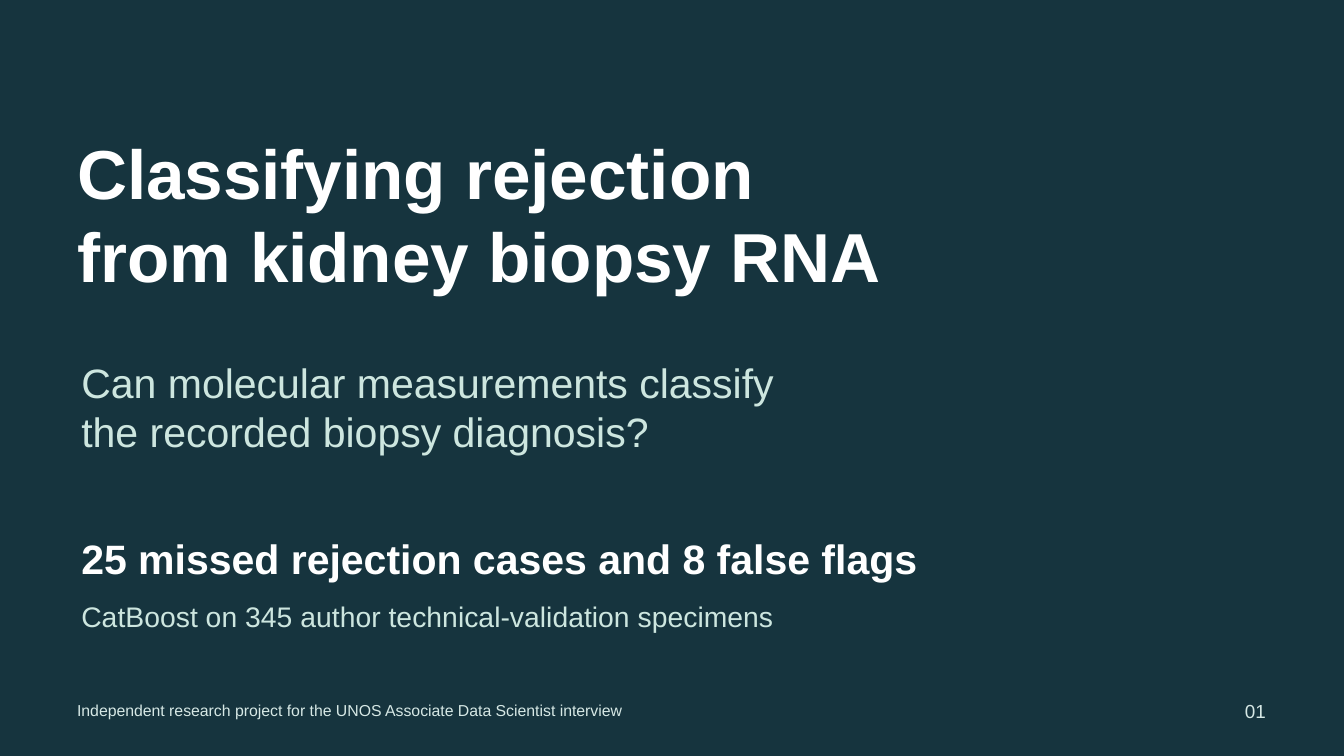
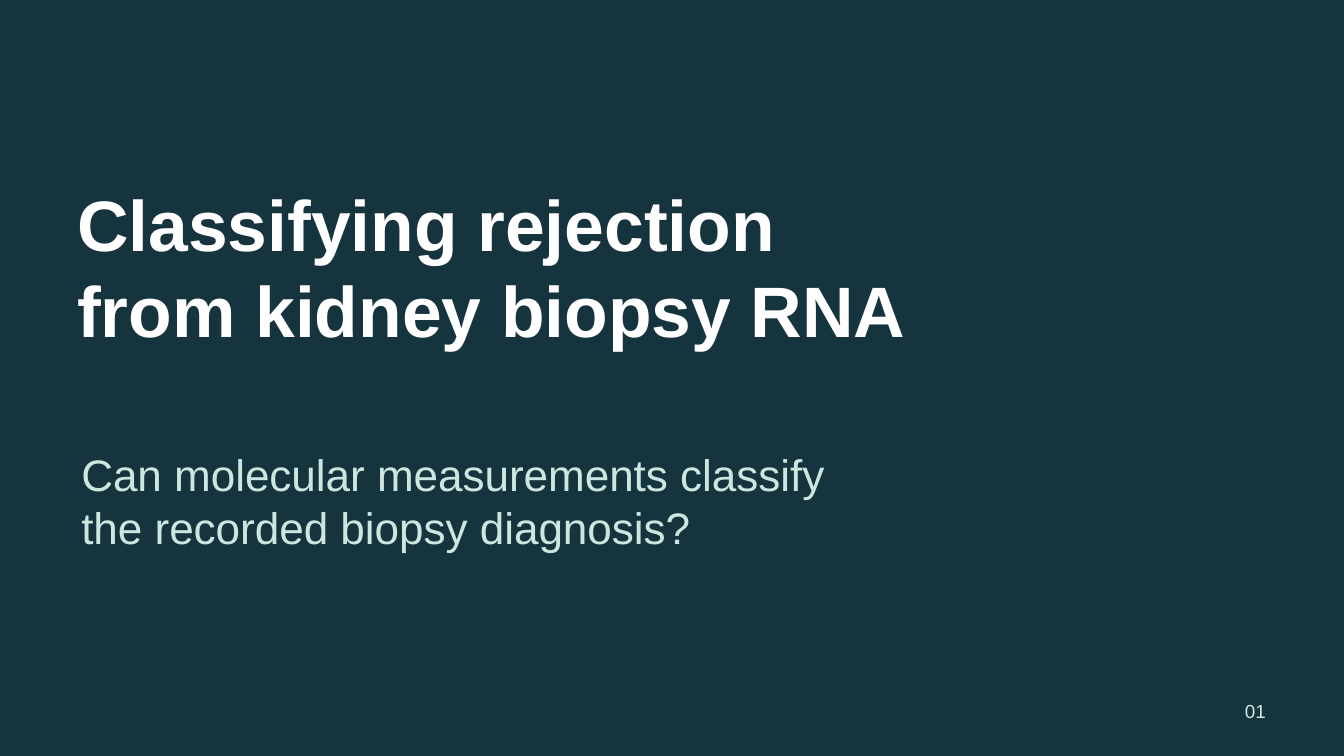
Before and after one commit to ca34525/Kidney-Biopsy-Rejection-Classifier, a slide deck: slide 1 of presentation/unos_kidney_biopsy.pptx. Drawn at 1344x756 pixels with LibreOffice and Linux fonts; fonts in the diff are those of the drawing. Boxes give left, top, right and bottom in pixels: in the first picture for what was removed or moved away, otherwise in the second. Text is boxed around its words. In the diff, an @@ line names an element or a change of style, - is before the commit and + after.

Commit message:
Align presentation slides with the speaking script

```diff
--- a/presentation/unos_kidney_biopsy.pptx
+++ b/presentation/unos_kidney_biopsy.pptx
@@ text "Classifying rejection": place and size @@
-text "Classifying rejection" at [77, 148, 880, 295]
+text "Classifying rejection" at [77, 199, 906, 350]
@@ text "Classifying rejection" at [77, 199, 906, 350]: size 49.5 to 51 pt @@
@@ text "Can molecular measurements classify": place and size @@
-text "Can molecular measurements classify" at [81, 368, 773, 456]
+text "Can molecular measurements classify" at [81, 459, 824, 553]
@@ text "Can molecular measurements classify" at [81, 459, 824, 553]: size 29.2 to 31.5 pt @@
@@ text removed at [81, 544, 917, 583] @@
-25 missed rejection cases and 8 false flags
@@ text removed at [81, 606, 774, 633] @@
-CatBoost on 345 author technical-validation specimens
@@ text removed at [77, 704, 622, 720] @@
-Independent research project for the UNOS Associate Data Scientist interview
```
Also in this commit, not shown: 15 other slides changed, 8 slides added, 4 slides removed, 42 other files.
